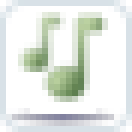
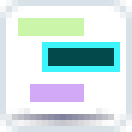
Comparing the layer stacks of the two 132 × 132 images. Changes:
added layer "New Layer#3" (82%) above "New Layer#5" over [30, 84, 84, 102]
added layer "New Layer#5" above "New Layer#4" over [42, 42, 120, 72]
added layer "New Layer#4" above "New Layer#2" over [48, 48, 114, 66]
added layer "New Layer#2" (82%) above "New Layer#1" over [18, 18, 84, 36]
hid "note.png copy" over [18, 12, 66, 72]
hid "note.png" over [42, 12, 108, 102]
